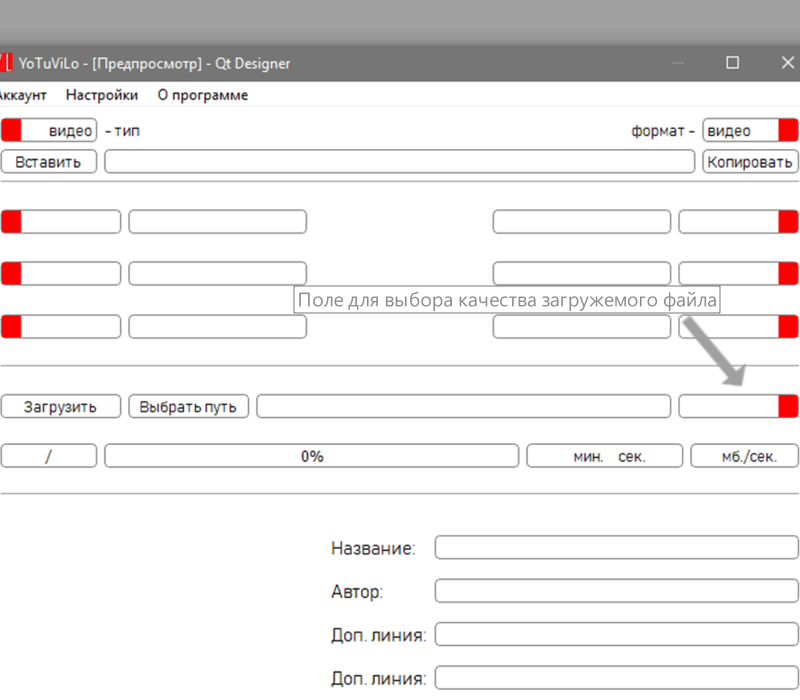
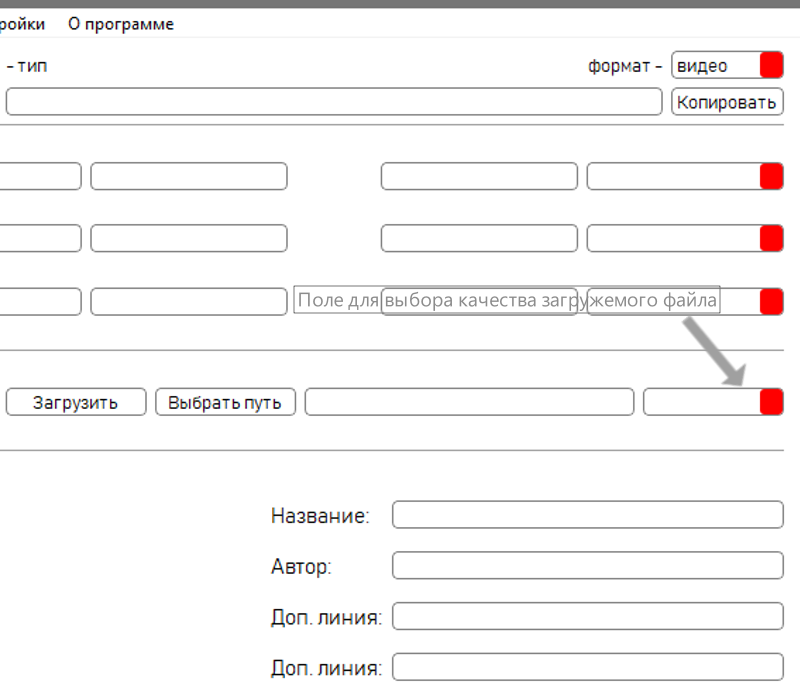
Comparing the layer stacks of the two 800 × 700 images. Changes:
added layer "Обычный слой 1 (вставлено)" above "Фон" over (0, 0, 800, 691)
painted on "Фон" (1st of 2) over (0, 0, 800, 691)
